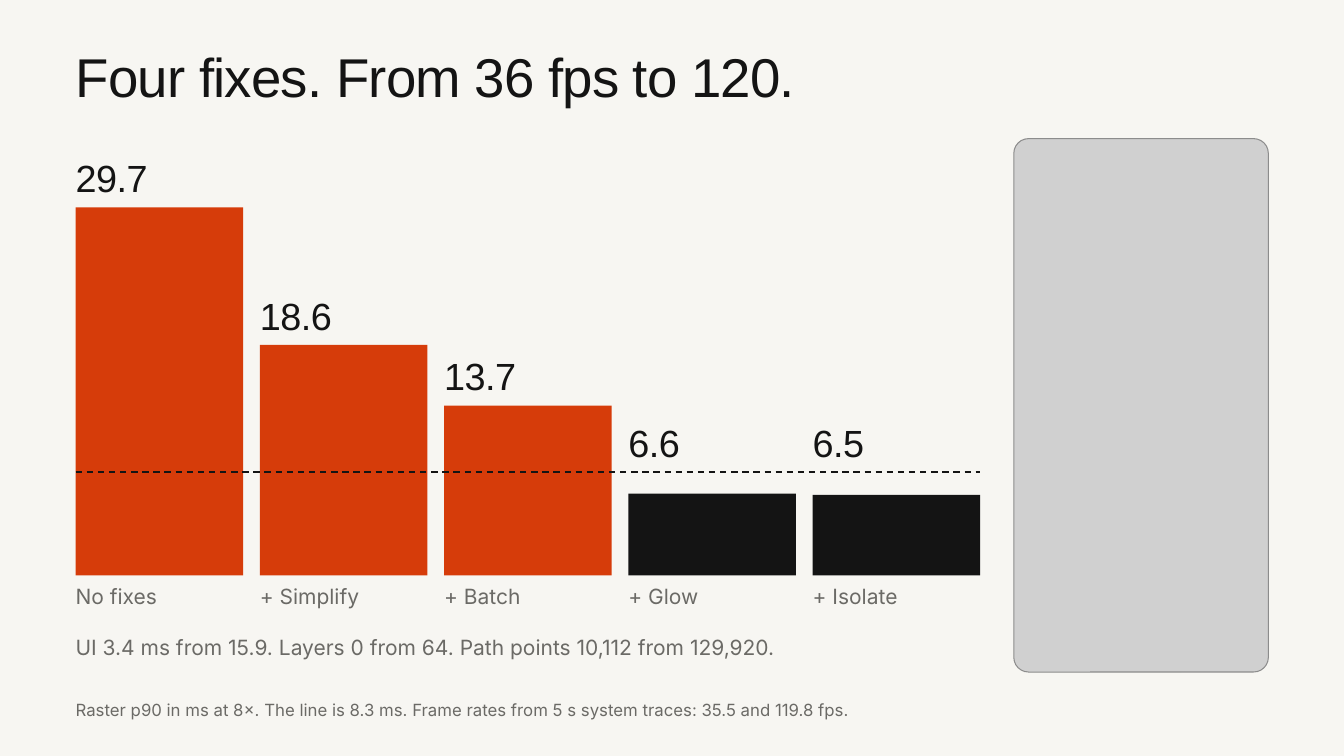
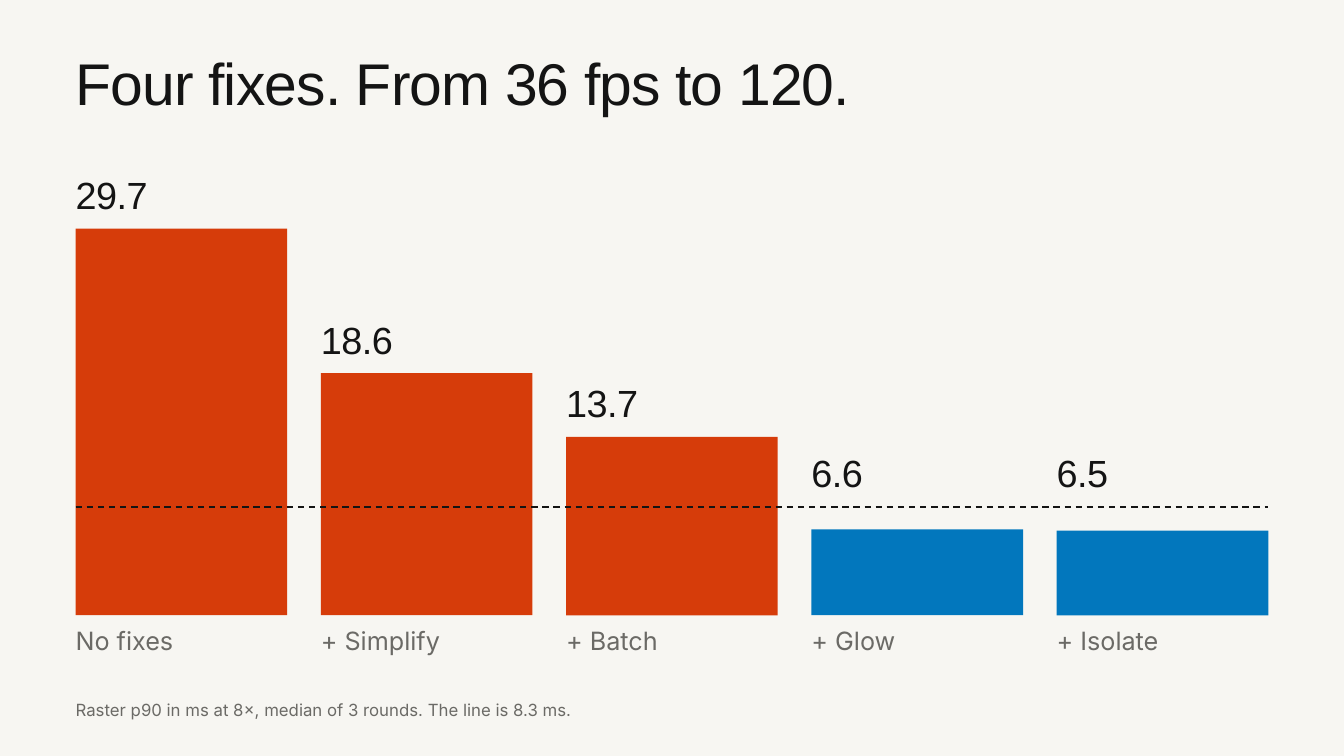
Before and after one commit to cm-collins/fluttercon-demo-app, a slide deck: slide 24 of docs/talk/slides/beyond-skia.pptx (slide 21 before the commit). Drawn at 1344x756 pixels with LibreOffice and Linux fonts; fonts in the diff are those of the drawing; grey boxes stand for pictures; background and template pictures are left out. Boxes give left, top, right and bottom in pixels: in the first picture for what was removed or moved away, otherwise in the second. Text is boxed around its words. In the diff, an @@ line names an element or a change of style, - is before the commit and + after.

```diff
--- a/docs/talk/slides/beyond-skia.pptx
+++ b/docs/talk/slides/beyond-skia.pptx
@@ title "Four fixes. From 36 fps ..." at [76, 62, 850, 116]: size 39 to 42 pt @@
@@ picture removed at [1014, 139, 1269, 673] @@
@@ text "29.7": place and size @@
-text "29.7" at [76, 165, 148, 193]
+text "29.7" at [76, 182, 148, 210]
@@ rectangle: place and size @@
-rectangle at [76, 208, 243, 576]
+rectangle at [76, 229, 287, 616]
@@ text "18.6": place and size @@
-text "18.6" at [260, 303, 332, 331]
+text "18.6" at [321, 327, 393, 355]
@@ rectangle: place and size @@
-rectangle at [260, 345, 427, 576]
+rectangle at [321, 373, 532, 615]
@@ text "13.7": place and size @@
-text "13.7" at [444, 363, 516, 391]
+text "13.7" at [566, 390, 638, 418]
@@ rectangle: place and size @@
-rectangle at [445, 405, 612, 575]
+rectangle at [567, 437, 778, 615]
@@ text "6.6": place and size @@
-text "6.6" at [628, 430, 679, 458]
+text "6.6" at [811, 460, 862, 488]
@@ text "6.5": place and size @@
-text "6.5" at [813, 430, 864, 458]
+text "6.5" at [1057, 460, 1108, 488]
@@ line moved from (76, 472) - (980, 472) to (76, 507) - (1268, 507) @@
@@ rectangle removed at [628, 494, 796, 576] @@
@@ rectangle: place and size @@
-rectangle at [813, 495, 980, 576]
+rectangle at [812, 529, 1023, 615]
@@ rectangle at [812, 529, 1023, 615]: fill #141414 to #0277BD @@
@@ rectangle added at [1057, 530, 1268, 615], fill #0277BD @@
@@ text "No fixes": place and size @@
-text "No fixes" at [76, 588, 157, 604]
+text "No fixes" at [76, 631, 174, 650]
@@ text "+ Simplify": place and size @@
-text "+ Simplify" at [280, 588, 360, 609]
+text "+ Simplify" at [345, 631, 440, 655]
@@ text "+ Batch": place and size @@
-text "+ Batch" at [464, 589, 521, 604]
+text "+ Batch" at [590, 631, 658, 650]
@@ text "+ Glow": place and size @@
-text "+ Glow" at [648, 588, 698, 604]
+text "+ Glow" at [835, 631, 895, 650]
@@ size 15 to 18 pt in 5 elements at [76, 631, 174, 650], [345, 631, 440, 655], [590, 631, 658, 650], [835, 631, 895, 650], [1080, 631, 1158, 650] @@
@@ text "+ Isolate": place and size @@
-text "+ Isolate" at [832, 589, 897, 604]
+text "+ Isolate" at [1080, 631, 1158, 650]
@@ text removed at [76, 639, 774, 660] @@
-UI 3.4 ms from 15.9. Layers 0 from 64. Path points 10,112 from 129,920.
@@ text at [76, 703, 571, 720]: text changed @@
-Raster p90 in ms at 8×. The line is 8.3 ms. Frame rates from 5 s system traces: 35.5 and 119.8 fps.
+Raster p90 in ms at 8×, median of 3 rounds. The line is 8.3 ms.
```
Also in this commit, not shown: 21 other slides changed, 9 slides added, 5 slides removed, 23 other files.
